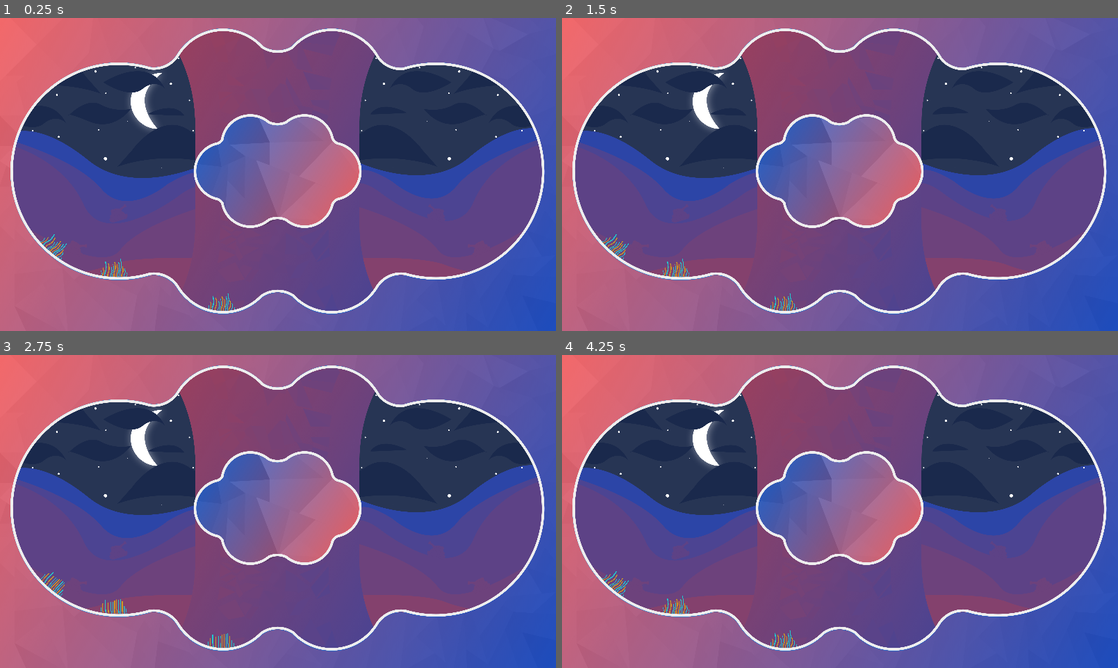
Above: before the commit, frames 1-4 (two rows, left to right).
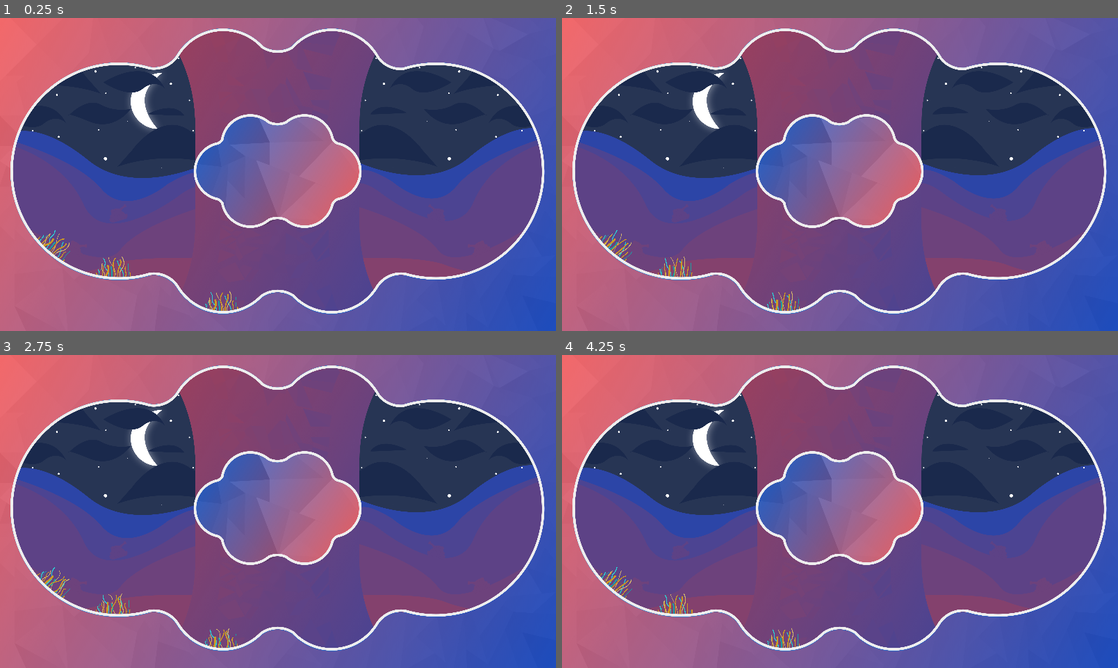
Above: after the commit, the same moments.

Repository: Kristofers-Solo/FuncIt
Game: Godot game, scene res://source/levels/trinity_site/trinity_site_level.tscn
Same seed, same stepped clock (60 frames per second), same inputs: the game is played once before the commit and once after it. This scene is started directly instead of the project's main scene.
Inputs (mouse positions are in pixels of both pictures, inside the frame that each line leads up to):
- Up to frame 1 (0.25 s): no input
- Up to frame 2 (1.5 s): tap Enter (input_enter) at 0.5 s; move the mouse to (962, 158) at 0.52 s; hold D (input_right) 0.53-1.28 s; hold Enter (input_enter) 0.53-1.28 s; move the mouse to (728, 190) at 1.27 s; hold S (input_down) from 1.28 s (still down); tap Shift (input_shift) at 1.35 s
- Up to frame 3 (2.75 s): move the mouse to (333, 442) at 2.02 s; release S (input_down) at 2.03 s; press the mouse at (333, 442) at 2.03 s; hold D (input_right) from 2.03 s (still down)
- Up to frame 4 (4.25 s): move the mouse to (812, 574) at 2.77 s; release D (input_right) at 2.78 s; release the mouse at (812, 574) at 2.78 s; hold W (input_up) 2.78-3.53 s; tap Enter (input_enter) at 2.85 s; tap Space at 3.5 s; move the mouse to (1006, 558) at 3.52 s; hold A (input_left) from 3.53 s (still down); hold Shift (input_shift) from 3.53 s (still down)

The runs differ from the first frame. In frame 1, 0.4% of the frame differs, in the area x 6-43%, y 67-94%; in frame 2, 0.4%; in frame 3, 0.4%; in frame 4, 0.4%.
Error in both runs: Invalid get index '3' (on base: 'Array'). (res://source/assets/scripts/server_handlers/network_processors/network.gd:26)

Commit message:
[Medium] Grass implementation

Diff:
--- a/Game/source/entities/grass/grass_node.tscn
+++ b/Game/source/entities/grass/grass_node.tscn
@@ -1,27 +1,27 @@
-[gd_scene load_steps=13 format=2]
+[gd_scene load_steps=18 format=2]
 
-[ext_resource path="res://source/assets/sprites/grass/trinity_site_level_layout-level_design_z-index_0_grass_type-2 – 5.png" type="Texture" id=1]
-[ext_resource path="res://source/assets/sprites/grass/trinity_site_level_layout-level_design_z-index_0_grass_type-2 – 6.png" type="Texture" id=2]
+[ext_resource path="res://source/assets/sprites/grass/idle/grass_type-0_frame_na – 1.png" type="Texture" id=1]
+[ext_resource path="res://source/assets/sprites/grass/idle/grass_type-0_frame_na – 2.png" type="Texture" id=2]
 [ext_resource path="res://source/assets/sprites/grass/trinity_site_level_layout-level_design_z-index_0_grass_type-2.png" type="Texture" id=3]
-[ext_resource path="res://source/assets/sprites/grass/trinity_site_level_layout-level_design_z-index_0_grass_type-2 – 7.png" type="Texture" id=4]
-[ext_resource path="res://source/assets/sprites/grass/trinity_site_level_layout-level_design_z-index_0_grass_type-2 – 3.png" type="Texture" id=5]
-[ext_resource path="res://source/assets/sprites/grass/trinity_site_level_layout-level_design_z-index_0_grass_type-2 – 1.png" type="Texture" id=6]
-[ext_resource path="res://source/assets/sprites/grass/trinity_site_level_layout-level_design_z-index_0_grass_type-2 – 2.png" type="Texture" id=7]
-[ext_resource path="res://source/assets/sprites/grass/trinity_site_level_layout-level_design_z-index_0_grass_type-2 – 4.png" type="Texture" id=8]
+[ext_resource path="res://source/assets/sprites/grass/idle/grass_type-0_frame_na – 10.png" type="Texture" id=4]
+[ext_resource path="res://source/assets/sprites/grass/idle/grass_type-0_frame_na – 5.png" type="Texture" id=5]
+[ext_resource path="res://source/assets/sprites/grass/idle/grass_type-0_frame_na – 6.png" type="Texture" id=6]
+[ext_resource path="res://source/assets/sprites/grass/idle/grass_type-0_frame_na – 4.png" type="Texture" id=7]
+[ext_resource path="res://source/assets/sprites/grass/idle/grass_type-0_frame_na.png" type="Texture" id=8]
 [ext_resource path="res://source/assets/scripts/grass_handlers/grass_body.gd" type="Script" id=9]
-[ext_resource path="res://source/assets/sprites/grass/trinity_site_level_layout-level_design_z-index_0_grass_type-2 – r1.png" type="Texture" id=10]
+[ext_resource path="res://source/assets/sprites/grass/idle/grass_type-0_frame_na – 11.png" type="Texture" id=10]
+[ext_resource path="res://source/assets/sprites/grass/idle/grass_type-0_frame_na – 3.png" type="Texture" id=11]
+[ext_resource path="res://source/assets/sprites/grass/idle/grass_type-0_frame_na – 7.png" type="Texture" id=12]
+[ext_resource path="res://source/assets/sprites/grass/idle/grass_type-0_frame_na – 12.png" type="Texture" id=13]
+[ext_resource path="res://source/assets/sprites/grass/idle/grass_type-0_frame_na – 9.png" type="Texture" id=14]
+[ext_resource path="res://source/assets/sprites/grass/idle/grass_type-0_frame_na – 8.png" type="Texture" id=15]
 
 [sub_resource type="SpriteFrames" id=1]
 animations = [ {
-"frames": [ ExtResource( 6 ), ExtResource( 7 ), ExtResource( 5 ), ExtResource( 8 ), ExtResource( 1 ), ExtResource( 2 ), ExtResource( 4 ), ExtResource( 3 ) ],
+"frames": [ ExtResource( 1 ), ExtResource( 2 ), ExtResource( 11 ), ExtResource( 7 ), ExtResource( 5 ), ExtResource( 6 ), ExtResource( 12 ), ExtResource( 15 ), ExtResource( 14 ), ExtResource( 4 ), ExtResource( 10 ), ExtResource( 13 ), ExtResource( 8 ) ],
 "loop": true,
-"name": "idle",
-"speed": 24.0
-}, {
-"frames": [ ExtResource( 10 ) ],
-"loop": true,
-"name": "react",
-"speed": 5.0
+"name": "Idle",
+"speed": 12.0
 } ]
 
 [sub_resource type="RectangleShape2D" id=2]
@@ -33,8 +33,8 @@
 [node name="trinity_site_level_grass_type_2_animated" type="AnimatedSprite" parent="."]
 position = Vector2( -3.36365, 0 )
 frames = SubResource( 1 )
-animation = "idle"
-frame = 2
+animation = "Idle"
+frame = 11
 playing = true
 
 [node name="trinity_site_level_layout-level_design_z-index_0_grass_type-2" type="Sprite" parent="."]
Binary file added: Game/source/assets/sprites/grass/idle/grass_type-0_frame_na – 1.png
Not shown, added: Game/source/assets/sprites/grass/idle/grass_type-0_frame_na – 1.png.import
Binary file added: Game/source/assets/sprites/grass/idle/grass_type-0_frame_na – 10.png
Not shown, added: Game/source/assets/sprites/grass/idle/grass_type-0_frame_na – 10.png.import
Binary file added: Game/source/assets/sprites/grass/idle/grass_type-0_frame_na – 11.png
Not shown, added: Game/source/assets/sprites/grass/idle/grass_type-0_frame_na – 11.png.import
Binary file added: Game/source/assets/sprites/grass/idle/grass_type-0_frame_na – 12.png
Not shown, added: Game/source/assets/sprites/grass/idle/grass_type-0_frame_na – 12.png.import
Binary file added: Game/source/assets/sprites/grass/idle/grass_type-0_frame_na – 2.png
Not shown, added: Game/source/assets/sprites/grass/idle/grass_type-0_frame_na – 2.png.import
Binary file added: Game/source/assets/sprites/grass/idle/grass_type-0_frame_na – 3.png
Not shown, added: Game/source/assets/sprites/grass/idle/grass_type-0_frame_na – 3.png.import
(and 14 more such lines)
